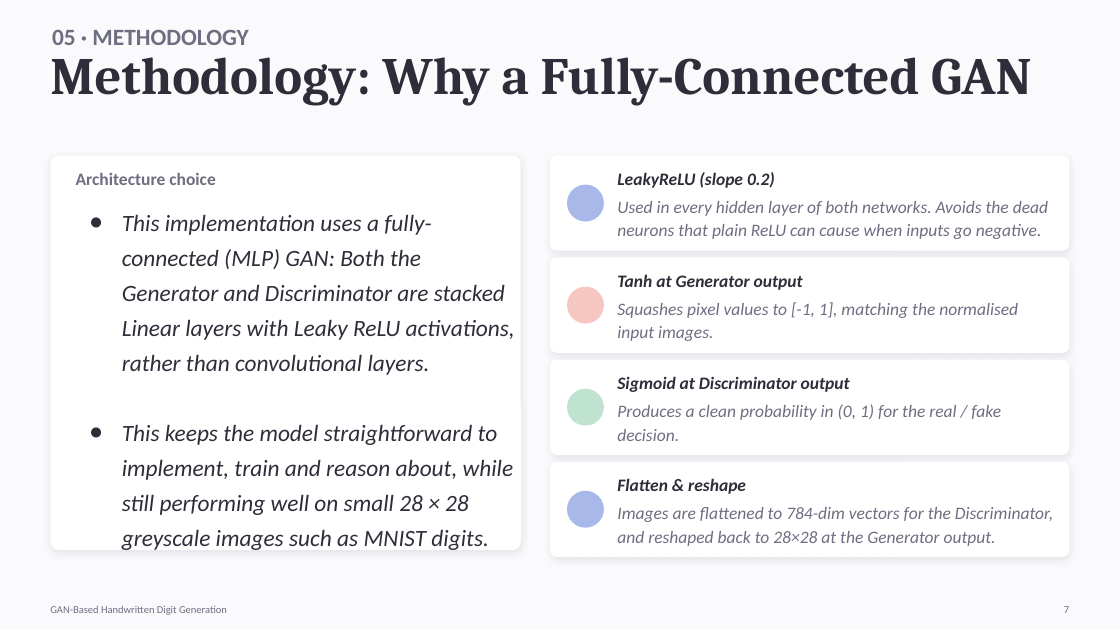
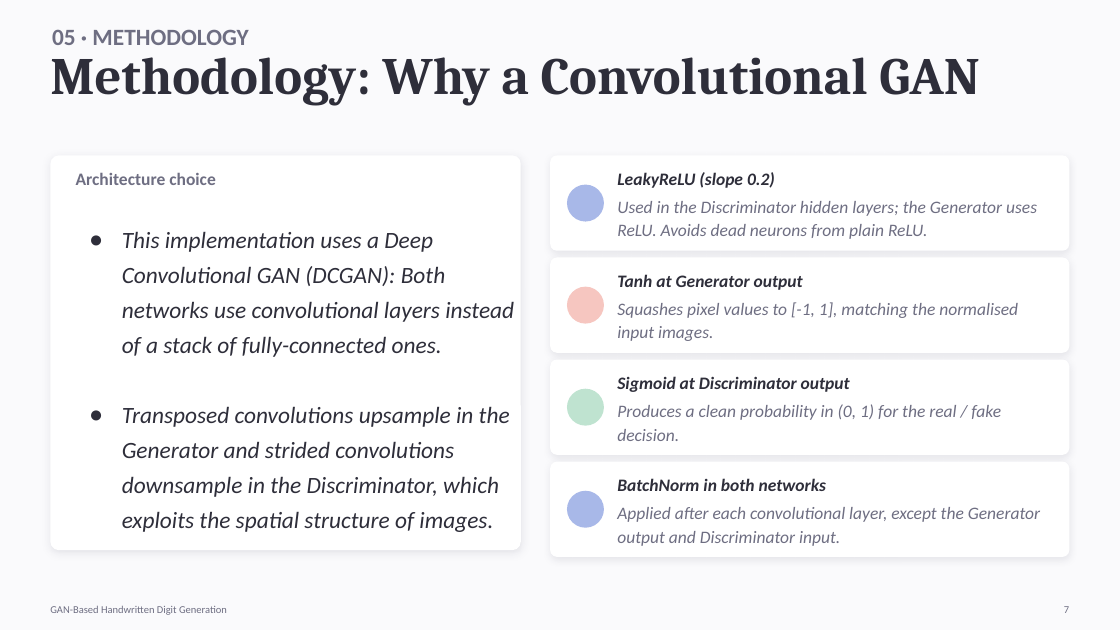
Before and after one commit to Stoobyy/gan-handwriting, a slide deck: slide 7 of Presentation PPT/Presentation PPT.pptx. Drawn at 1120x630 pixels with LibreOffice and Linux fonts; fonts in the diff are those of the drawing. Boxes give left, top, right and bottom in pixels: in the first picture for what was removed or moved away, otherwise in the second. Text is boxed around its words. In the diff, an @@ line names an element or a change of style, - is before the commit and + after.

```diff
--- a/Presentation PPT/Presentation PPT.pptx
+++ b/Presentation PPT/Presentation PPT.pptx
@@ text at bbox=[50, 57, 980, 105]: text changed @@
-Methodology: Why a Fully-Connected GAN
+Methodology: Why a Convolutional GAN
@@ text at bbox=[617, 201, 1037, 239]: text changed @@
-Used in every hidden layer of both networks. Avoids the dead neurons that plain ReLU can cause when inputs go negative.
+Used in the Discriminator hidden layers; the Generator uses ReLU. Avoids dead neurons from plain ReLU.
@@ text at bbox=[122, 231, 514, 532]: text changed @@
-● This implementation uses a fully-connected (MLP) GAN: Both the Generator and Discriminator are stacked Linear layers with Leaky ReLU activations, rather than convolutional layers.
-● This keeps the model straightforward to implement, train and reason about, while still performing well on small 28 × 28 greyscale images such as MNIST digits.
+● This implementation uses a Deep Convolutional GAN (DCGAN): Both networks use convolutional layers instead of a stack of fully-connected ones.
+● Transposed convolutions upsample in the Generator and strided convolutions downsample in the Discriminator, which exploits the spatial structure of images.
@@ text at bbox=[617, 478, 826, 491]: text changed @@
-Flatten & reshape
+BatchNorm in both networks
@@ text at bbox=[617, 507, 1040, 546]: text changed @@
-Images are flattened to 784-dim vectors for the Discriminator, and reshaped back to 28×28 at the Generator output.
+Applied after each convolutional layer, except the Generator output and Discriminator input.
```
Also in this commit, not shown: 11 other slides changed, 14 other files.
